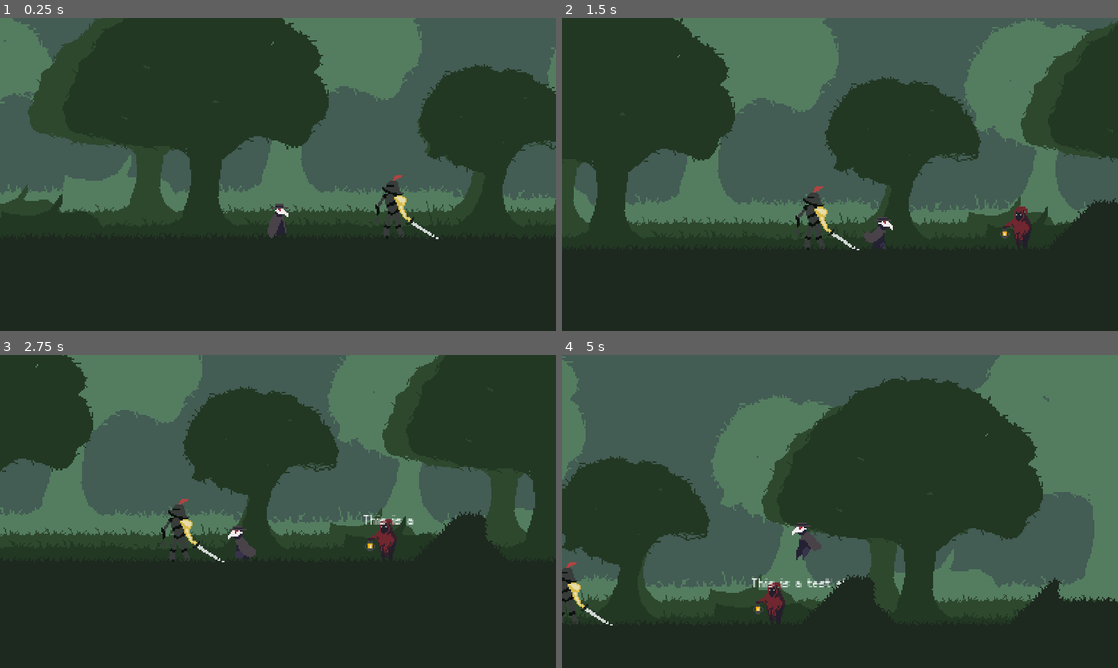
Above: before the commit, frames 1-4 (two rows, left to right).
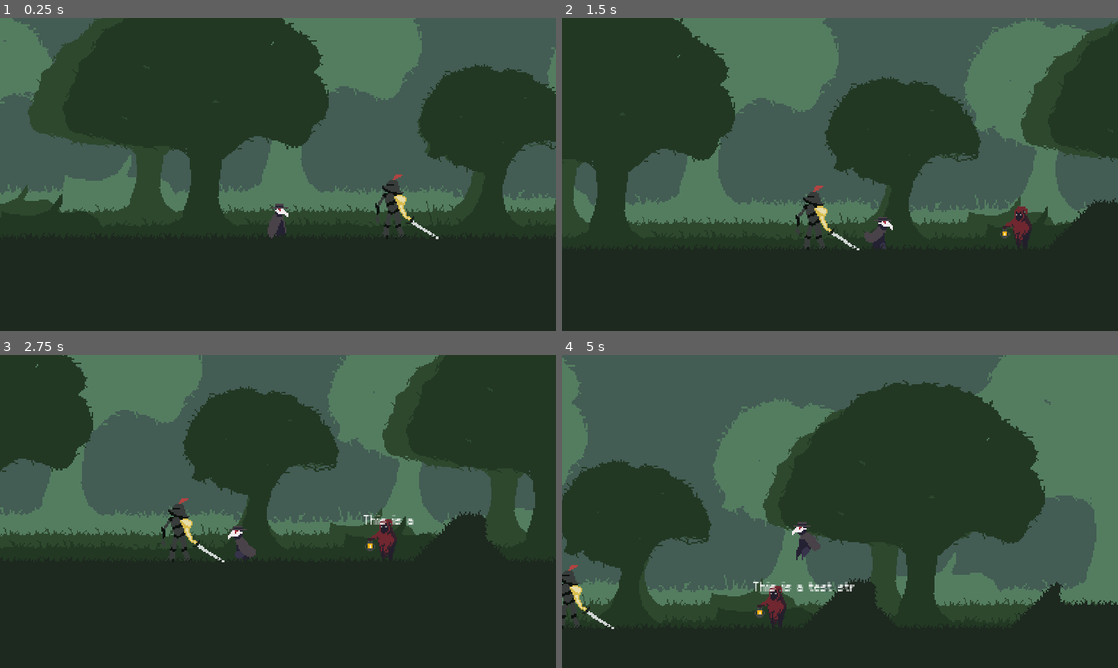
Above: after the commit, the same moments.

Repository: UVASGD/spring-2024-metroidvania
Game: Godot game, scene res://Scenes/Stages/world.tscn
Same seed, same stepped clock (60 frames per second), same inputs: the game is played once before the commit and once after it. The engine's default icon, where the game draws it, is replaced by a stand-in: a white triangle on a blue panel in a dark square.
Inputs (mouse positions are in pixels of both pictures, inside the frame that each line leads up to):
- Up to frame 1 (0.25 s): no input
- Up to frame 2 (1.5 s): move the mouse to (962, 158) at 0.52 s; hold D (move_right) from 0.53 s (still down); click (962, 158) at 0.6 s; tap Space (jump) at 0.77 s; tap Shift (dash) at 0.8, 1.35 s; move the mouse to (728, 190) at 1.27 s
- Up to frame 3 (2.75 s): tap Space (jump) at 1.52 s; tap E (interact) at 1.55, 2.1 s; move the mouse to (333, 442) at 2.02 s; release D (move_right) at 2.03 s; hold A (move_left) from 2.03 s (still down); click (333, 442) at 2.3 s
- Up to frame 4 (5 s): move the mouse to (812, 574) at 2.77 s; release A (move_left) at 2.78 s; hold D (move_right) 2.78-4.28 s; click (812, 574) at 2.85 s; tap Space (jump) at 3.02, 3.77, 4.52 s; tap Shift (dash) at 3.05, 3.6 s; move the mouse to (1006, 558) at 3.52 s; tap E (interact) at 3.8, 4.35 s; move the mouse to (673, 464) at 4.27 s; hold A (move_left) from 4.28 s (still down); click (673, 464) at 4.55 s

The runs differ from the first frame. In frame 1, 0.1% of the frame differs, in the area x 67-79%, y 50-71%; in frame 2, 0.1%; in frame 3, 0.1%; in frame 4, 6.1%, in the area x 0-100%, y 0-88%.

Commit message:
Added basic attack for player

Diff:
--- a/Scenes/DoubleJumpPickup.tscn
+++ /dev/null
@@ -1,9 +0,0 @@
-[gd_scene load_steps=3 format=3 uid="uid://jepylccfe1qq"]
-
-[ext_resource type="PackedScene" uid="uid://bsh72lk3xu8fp" path="res://Scenes/PickupBase.tscn" id="1_m0sm4"]
-[ext_resource type="Script" path="res://Scripts/DoubleJumpPickup.gd" id="2_tn3sf"]
-
-[node name="DoubleJumpPickup" instance=ExtResource("1_m0sm4")]
-script = ExtResource("2_tn3sf")
-
-[connection signal="body_entered" from="." to="." method="_on_body_entered"]
--- a/Scenes/Enemies/enemy_base.gd
+++ b/Scenes/Enemies/enemy_base.gd
@@ -1,8 +1,8 @@
 extends CharacterBody2D
 class_name EnemyBase
 
-@onready var gravity_vector : Vector2 = ProjectSettings.get_setting("physics/2d/default_gravity_vector")
-@onready var gravity_magnitude : int = ProjectSettings.get_setting("physics/2d/default_gravity")
+const gravity_vector : Vector2 = Vector2(0, 1)
+const gravity_magnitude : int = 800
 
 @onready var max_health : int = 100
 @onready var current_health : int = max_health
@@ -16,3 +16,6 @@
 func receive_damage(damage):
 	current_health -= damage
 	print("I took " + str(damage) + " damage!")
+	if current_health <= 0:
+		print("I have died!")
+		self.queue_free()
--- a/Scenes/Enemies/enemy_knight.tscn
+++ b/Scenes/Enemies/enemy_knight.tscn
@@ -20,6 +20,9 @@
 position = Vector2(3, 2.5)
 shape = SubResource("RectangleShape2D_0who7")
 
+[node name="CollisionShape2D" parent="." index="2"]
+position = Vector2(3, 3)
+
 [node name="CollisionShape2D" parent="Hurtbox" index="0"]
 position = Vector2(3, 2.5)
 shape = SubResource("RectangleShape2D_obf7r")
--- a/Scenes/Interface/npc_base.gd
+++ b/Scenes/Interface/npc_base.gd
@@ -15,6 +15,7 @@
 	text_speed.set_wait_time(.05) # time between letters
 	text_timeout.set_wait_time(4)
 	text_box.clear()
+	text_box.z_index = 1
 
 func _process(delta):
 	pass
--- a/Scenes/Player/player.gd
+++ b/Scenes/Player/player.gd
@@ -3,16 +3,20 @@
 
 @onready var attack1 : PackedScene = preload("res://Scenes/player_attack1.tscn")
 
-@onready var gravity_vector : Vector2 = ProjectSettings.get_setting("physics/2d/default_gravity_vector")
-@onready var gravity_magnitude : int =800
+const gravity_vector : Vector2 = Vector2(0, 1)
+const gravity_magnitude : int = 800
 
 @onready var anim_player : Object = $AnimationPlayer
 @onready var sprite : Object = $Sprite2D
-@onready var coyote_time : Object = $CoyoteJumpTimer
+@onready var coyote_timer : Object = $CoyoteJumpTimer
+@onready var dash_timer : Object = $DashTimer
+@onready var attack_timer : Object = $AttackTimer
 @onready var interaction_area : Object = $InteractArea
 
 @onready var max_health : int = 100
 @onready var current_health : int = max_health
+@onready var attack1_damage : int = 20
+@onready var attack1_speed : float = 0.75
 
 @export var SPEED : float = 2000.0
 @export var VELOCITY : float = 0.0
@@ -37,31 +41,17 @@
 func get_inputs():
 	if !is_interacting:
 		SPEED = Input.get_action_strength("move_right") - Input.get_action_strength("move_left")
-
 		if !is_dashing:
 			if is_on_floor() && Input.is_action_just_pressed("jump"):
 				jump()
-
 			if Input.is_action_just_pressed("dash"):
 				pass
-
 			if Input.is_action_just_pressed("attack1"):
-				spawn_hitbox()
-
+				spawn_attack1()
 			if is_on_wall_only() and Input.is_action_just_pressed("jump"):
 				wall_jump()
-
 			if Input.is_action_just_pressed("interact") && interactable_area_count > 0:
-				var closest_area = null
-				var closest_distance = 100
-				for area in get_tree().get_nodes_in_group("InteractableAreas"):
-					if(area.global_position.distance_to(global_position) < closest_distance):
-						closest_distance = area.global_position.distance_to(global_position)
-						closest_area = area
-				if(closest_area != null):
-					var parent = closest_area.get_parent()
-					parent.interact()
-					print("I am now interacting!")
+				interact()
 
 ######################################## MOVEMENT FUNCTIONS ########################################
 func do_movement(delta):
@@ -81,17 +71,30 @@
 	velocity.y = -300
 
 ######################################### COMBAT FUNCTIONS #########################################
-func spawn_hitbox():
-	var proj_inst = attack1.instantiate()
-	proj_inst.global_position = global_position + Vector2(15 * direction_facing, -15)
-	proj_inst.damage = 5
-	proj_inst.scale = Vector2(0.1,0.1)
-	get_parent().add_child(proj_inst)
-
-
-
+func spawn_attack1():
+	if(attack_timer.is_stopped()):
+		var attack1_inst = attack1.instantiate()
+		attack1_inst.global_position = self.global_position + Vector2(25 * self.direction_facing, -15)
+		attack1_inst.direction_facing = self.direction_facing
+		#attack_inst.parent = self
+		attack1_inst.damage = attack1_damage
+		get_parent().add_child(attack1_inst)
+		attack_timer.wait_time = attack1_speed
+		attack_timer.start()
 
 ####################################### INTERACTION FUNCTIONS ######################################
+func interact():
+	var closest_area = null
+	var closest_distance = 100
+	for area in get_tree().get_nodes_in_group("InteractableAreas"):
+		if(area.global_position.distance_to(global_position) < closest_distance):
+			closest_distance = area.global_position.distance_to(global_position)
+			closest_area = area
+	if(closest_area != null):
+		var parent = closest_area.get_parent()
+		parent.interact()
+	print("I am now interacting!")
+
 func _on_interact_area_area_entered(area):
 	if(area.name == "InteractableArea"):
 		area.add_to_group("InteractableAreas")
--- a/Scenes/Player/player.tscn
+++ b/Scenes/Player/player.tscn
@@ -5,7 +5,7 @@
 [ext_resource type="PackedScene" uid="uid://d4imk8o8pdsl1" path="res://Scenes/hurtbox.tscn" id="8_lervm"]
 
 [sub_resource type="RectangleShape2D" id="RectangleShape2D_7hf7u"]
-size = Vector2(9.82204, 20.7686)
+size = Vector2(12, 26.0102)
 
 [sub_resource type="Animation" id="Animation_sseod"]
 length = 0.001
@@ -97,7 +97,7 @@
 }
 
 [sub_resource type="RectangleShape2D" id="RectangleShape2D_0g6je"]
-size = Vector2(10, 21)
+size = Vector2(12, 26)
 
 [sub_resource type="RectangleShape2D" id="RectangleShape2D_d3v2r"]
 size = Vector2(29, 29)
@@ -116,7 +116,7 @@
 vframes = 6
 
 [node name="CollisionShape2D" type="CollisionShape2D" parent="."]
-position = Vector2(-0.00933027, -10.6157)
+position = Vector2(0, -13.2365)
 shape = SubResource("RectangleShape2D_7hf7u")
 
 [node name="Camera2D" type="Camera2D" parent="."]
@@ -131,6 +131,9 @@
 [node name="DashTimer" type="Timer" parent="."]
 one_shot = true
 
+[node name="AttackTimer" type="Timer" parent="."]
+one_shot = true
+
 [node name="AnimationPlayer" type="AnimationPlayer" parent="."]
 libraries = {
 "": SubResource("AnimationLibrary_0ixt1")
@@ -141,7 +144,7 @@
 collision_mask = 16
 
 [node name="CollisionShape2D" parent="Hurtbox" index="0"]
-position = Vector2(0, -10.7416)
+position = Vector2(0, -13.2416)
 shape = SubResource("RectangleShape2D_0g6je")
 
 [node name="InteractArea" type="Area2D" parent="."]
--- a/Scenes/Stages/Forest/forest_stage_1.tscn
+++ b/Scenes/Stages/Forest/forest_stage_1.tscn
@@ -16,26 +16,25 @@
 [node name="ColorRect" parent="ParallaxBackground/BackgroundColor" index="0"]
 color = Color(0.235294, 0.321569, 0.294118, 1)
 
-[node name="ParallaxLayer4" type="ParallaxLayer" parent="ParallaxBackground" index="1"]
+[node name="ParallaxLayer3" parent="ParallaxBackground" index="1"]
 modulate = Color(0.305882, 0.458824, 0.34902, 1)
-motion_scale = Vector2(1.025, 1.025)
 
-[node name="Sprite2D" type="Sprite2D" parent="ParallaxBackground/ParallaxLayer4" index="0"]
+[node name="Sprite2D2" type="Sprite2D" parent="ParallaxBackground/ParallaxLayer3" index="1"]
 position = Vector2(-328, 119)
 scale = Vector2(1.09063, 1.18333)
 texture = ExtResource("2_8n0pc")
 
-[node name="Sprite2D2" type="Sprite2D" parent="ParallaxBackground/ParallaxLayer4" index="1"]
+[node name="Sprite2D3" type="Sprite2D" parent="ParallaxBackground/ParallaxLayer3" index="2"]
 position = Vector2(127, 123)
 scale = Vector2(1.09063, 1.18333)
 texture = ExtResource("2_8n0pc")
 
-[node name="Sprite2D3" type="Sprite2D" parent="ParallaxBackground/ParallaxLayer4" index="2"]
+[node name="Sprite2D4" type="Sprite2D" parent="ParallaxBackground/ParallaxLayer3" index="3"]
 position = Vector2(503, 129)
 scale = Vector2(1.09063, 1.18333)
 texture = ExtResource("2_8n0pc")
 
-[node name="ParallaxLayer2" parent="ParallaxBackground" index="3"]
+[node name="ParallaxLayer2" parent="ParallaxBackground" index="2"]
 modulate = Color(0.145098, 0.235294, 0.133333, 1)
 position = Vector2(0, 170)
 
@@ -53,7 +52,7 @@
 scale = Vector2(0.85, 0.85)
 texture = ExtResource("2_8n0pc")
 
-[node name="ParallaxLayer1" parent="ParallaxBackground" index="4"]
+[node name="ParallaxLayer1" parent="ParallaxBackground" index="3"]
 modulate = Color(0.0941176, 0.164706, 0.0862745, 1)
 position = Vector2(0, 220)
 
--- a/Scenes/hitbox.gd
+++ b/Scenes/hitbox.gd
@@ -1,4 +1,4 @@
 extends Area2D
 class_name Hitbox
 
-@onready var damage : int = 10
+@export var damage : int = 10
--- a/Scenes/player_attack1.gd
+++ b/Scenes/player_attack1.gd
@@ -1,13 +1,19 @@
 extends Hitbox
 
-@onready var timer = $Timer
+@onready var sprite = $Sprite2D
+@onready var anim_player : Object = $AnimationPlayer
+@onready var parent : Node2D
 
-# Called when the node enters the scene tree for the first time.
+@onready var direction_facing
+
 func _ready():
-	timer.start()
+	if direction_facing < 0:
+		sprite.flip_h = 1
+	else:
+		sprite.flip_h = 0
+	anim_player.play("attack1")
+	await anim_player.animation_finished
+	self.queue_free()
 
-
-# Called every frame. 'delta' is the elapsed time since the previous frame.
-func _process(delta):
-	if timer.is_stopped():
-		self.queue_free()
+#func _process(delta):
+	#self.global_positon = parent.global_position + Vector2(15 * self.direction_facing, -15)
--- a/Scenes/player_attack1.tscn
+++ b/Scenes/player_attack1.tscn
@@ -1,15 +1,65 @@
-[gd_scene load_steps=4 format=3 uid="uid://umexu0640sd"]
+[gd_scene load_steps=8 format=3 uid="uid://umexu0640sd"]
 
 [ext_resource type="PackedScene" uid="uid://btsltmgtajvmd" path="res://Scenes/hitbox.tscn" id="1_4w4ho"]
 [ext_resource type="Script" path="res://Scenes/player_attack1.gd" id="2_baf36"]
-[ext_resource type="Texture2D" uid="uid://yx3cgdphhw2j" path="res://icon.svg" id="2_j53d1"]
+[ext_resource type="Texture2D" uid="uid://dmf2j8rauwijv" path="res://Assets/Sprites/Player/PlayerAttackSpritesheet.png" id="3_xqh74"]
 
-[node name="attack1" instance=ExtResource("1_4w4ho")]
+[sub_resource type="CircleShape2D" id="CircleShape2D_vvl6r"]
+radius = 8.06226
+
+[sub_resource type="Animation" id="Animation_5orss"]
+resource_name = "attack1"
+length = 0.35
+step = 0.05
+tracks/0/type = "value"
+tracks/0/imported = false
+tracks/0/enabled = true
+tracks/0/path = NodePath("Sprite2D:frame")
+tracks/0/interp = 1
+tracks/0/loop_wrap = true
+tracks/0/keys = {
+"times": PackedFloat32Array(0, 0.05, 0.1, 0.15, 0.2, 0.25, 0.3),
+"transitions": PackedFloat32Array(1, 1, 1, 1, 1, 1, 1),
+"update": 1,
+"values": [0, 1, 2, 3, 4, 5, 6]
+}
+
+[sub_resource type="Animation" id="Animation_qojxt"]
+length = 0.001
+tracks/0/type = "value"
+tracks/0/imported = false
+tracks/0/enabled = true
+tracks/0/path = NodePath("Sprite2D:frame")
+tracks/0/interp = 1
+tracks/0/loop_wrap = true
+tracks/0/keys = {
+"times": PackedFloat32Array(0),
+"transitions": PackedFloat32Array(1),
+"update": 1,
+"values": [0]
+}
+
+[sub_resource type="AnimationLibrary" id="AnimationLibrary_tmt5l"]
+_data = {
+"RESET": SubResource("Animation_qojxt"),
+"attack1": SubResource("Animation_5orss")
+}
+
+[node name="Attack1" instance=ExtResource("1_4w4ho")]
+scale = Vector2(2, 2)
+collision_layer = 8
+collision_mask = 4
 script = ExtResource("2_baf36")
 
+[node name="CollisionShape2D" parent="." index="0"]
+shape = SubResource("CircleShape2D_vvl6r")
+
 [node name="Sprite2D" type="Sprite2D" parent="." index="1"]
-texture = ExtResource("2_j53d1")
+texture = ExtResource("3_xqh74")
+hframes = 8
+vframes = 8
 
-[node name="Timer" type="Timer" parent="." index="2"]
-wait_time = 0.01
-one_shot = true
+[node name="AnimationPlayer" type="AnimationPlayer" parent="." index="2"]
+libraries = {
+"": SubResource("AnimationLibrary_tmt5l")
+}
Binary file added: Assets/Sprites/Player/PlayerAttackSpritesheet.png
Not shown, added: Assets/Sprites/Player/PlayerAttackSpritesheet.png.import
